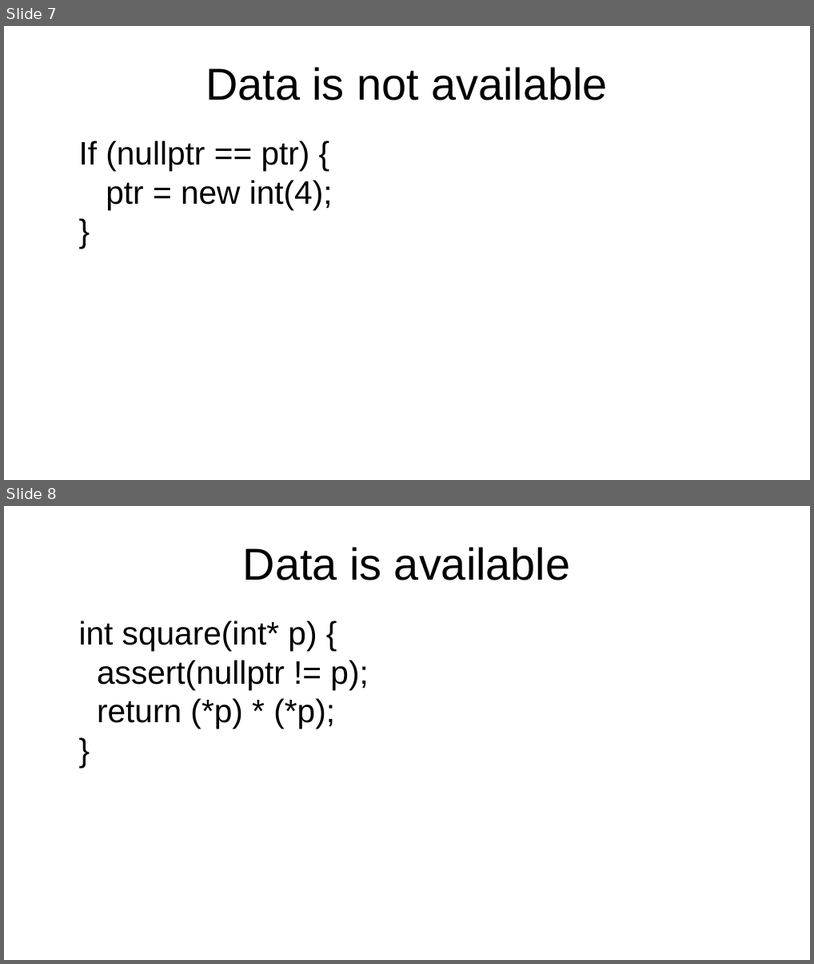
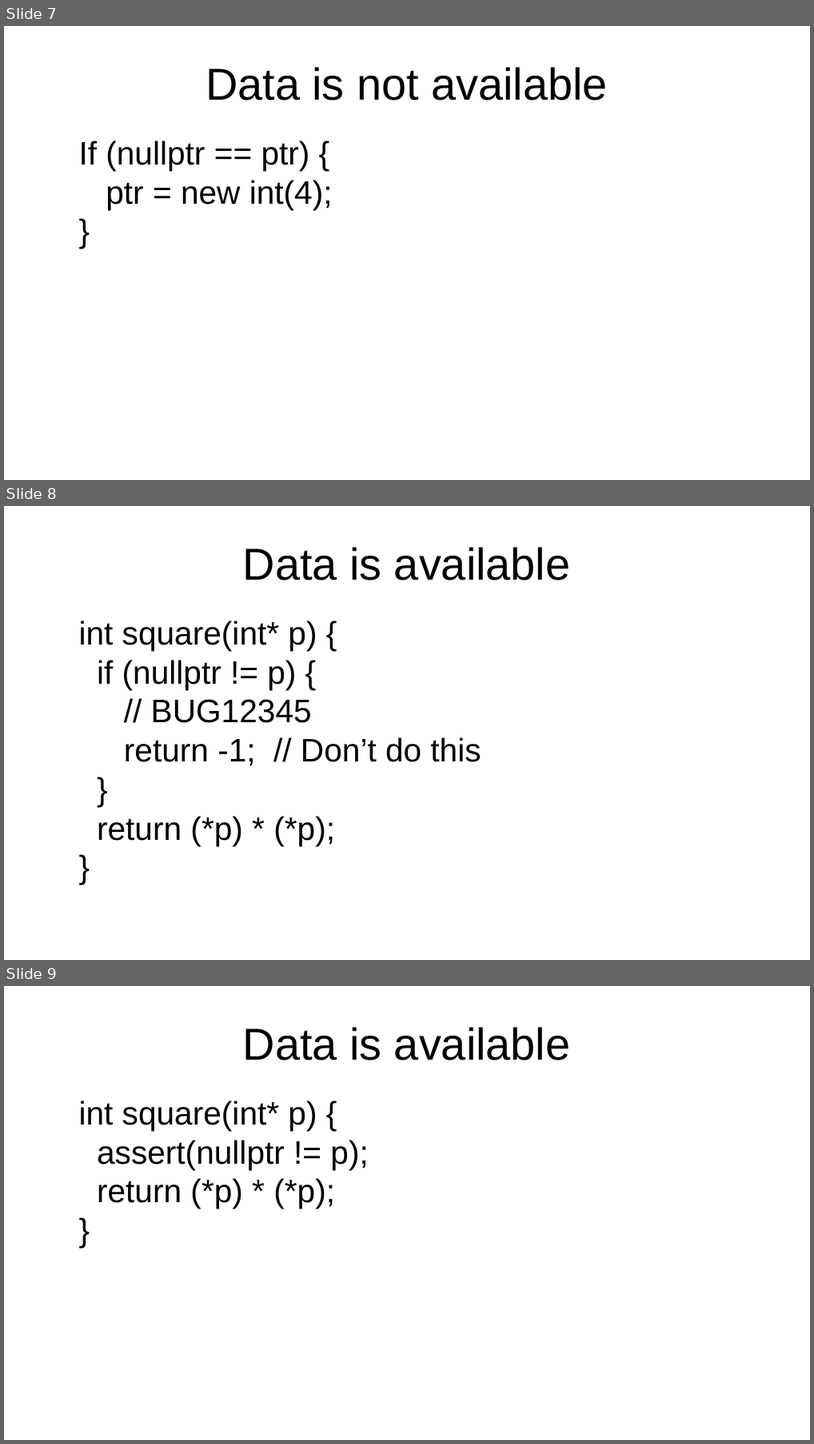
Before and after one commit to marcpawl/nullptr, a slide deck: slideshow.odp. Shown one above the other, each under a label of ours: slides 7 and 8 before the commit, slides 7, 8 and 9 after it. The pictures are 814x964 and 814x1444 pixels, drawn with LibreOffice and Linux fonts; fonts in the diff are those of the drawing. Boxes give left, top, right and bottom in pixels: in the first picture for what was removed or moved away, otherwise in the second. Text is boxed around its words. In the diff, an @@ line names an element or a change of style, - is before the commit and + after.

```diff
--- a/slideshow.odp
+++ b/slideshow.odp
@@ slide 8 added at [4,506,810,960], background #FFFFFF @@
@@ title added at [243,547,570,580], 44 pt, text #000000 @@
+Data is available
@@ text added at [79,620,481,845], 32 pt, text #000000 @@
+int square(int* p) {
+if (nullptr != p) {
+// BUG12345
+return -1; // Don’t do this
+}
+return (*p) * (*p);
+}
@@ what was slide 8 is now slide 9 @@
```
Also in this commit, not shown: 6 slides changed, 6 other slides added, 1 slide removed.
